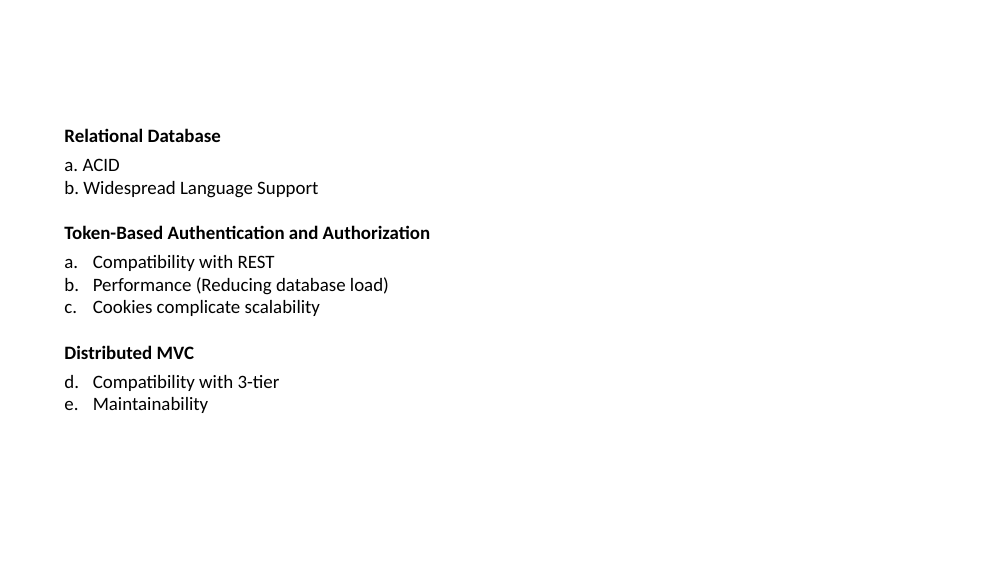
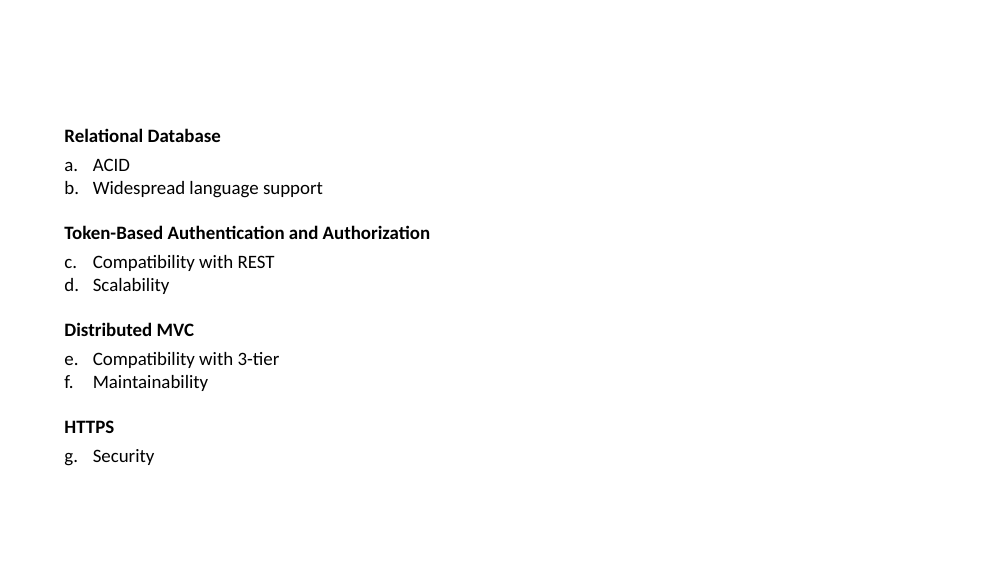
Before and after one commit to peetceenatoo/software-lifecycle, a slide deck: slide 13 of Slides/Slides.pptx (slide 9 before the commit). Drawn at 1008x567 pixels with LibreOffice and Linux fonts; fonts in the diff are those of the drawing; background and template pictures are left out. Boxes give left, top, right and bottom in pixels: in the first picture for what was removed or moved away, otherwise in the second. Text is boxed around its words. In the diff, an @@ line names an element or a change of style, - is before the commit and + after.

```diff
--- a/Slides/Slides.pptx
+++ b/Slides/Slides.pptx
@@ text at (x1=64, y1=158, x2=430, y2=239): text changed @@
-a. ACID
-b. Widespread Language Support
-Token-Based Authentication and Authorization
+a. ACID
+b. Widespread language support
+Token-Based Authentication and Authorization
@@ text at (x1=93, y1=278, x2=170, y2=294): text changed @@
-b. Performance (Reducing database load)
-c. Cookies complicate scalability
+b. Scalability
@@ text at (x1=64, y1=420, x2=155, y2=465): paragraphs added @@
+HTTPS
+a. Security
```
Also in this commit, not shown: 10 other slides changed, 6 slides added, 5 slides removed.
